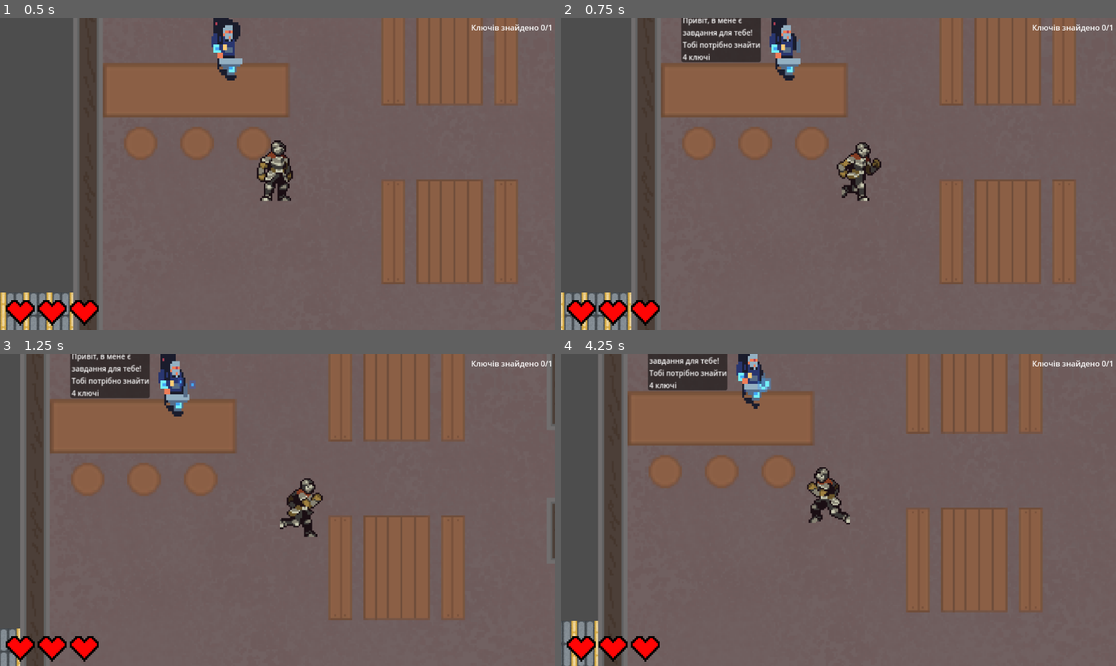
Above: before the commit, frames 1-4 (two rows, left to right).
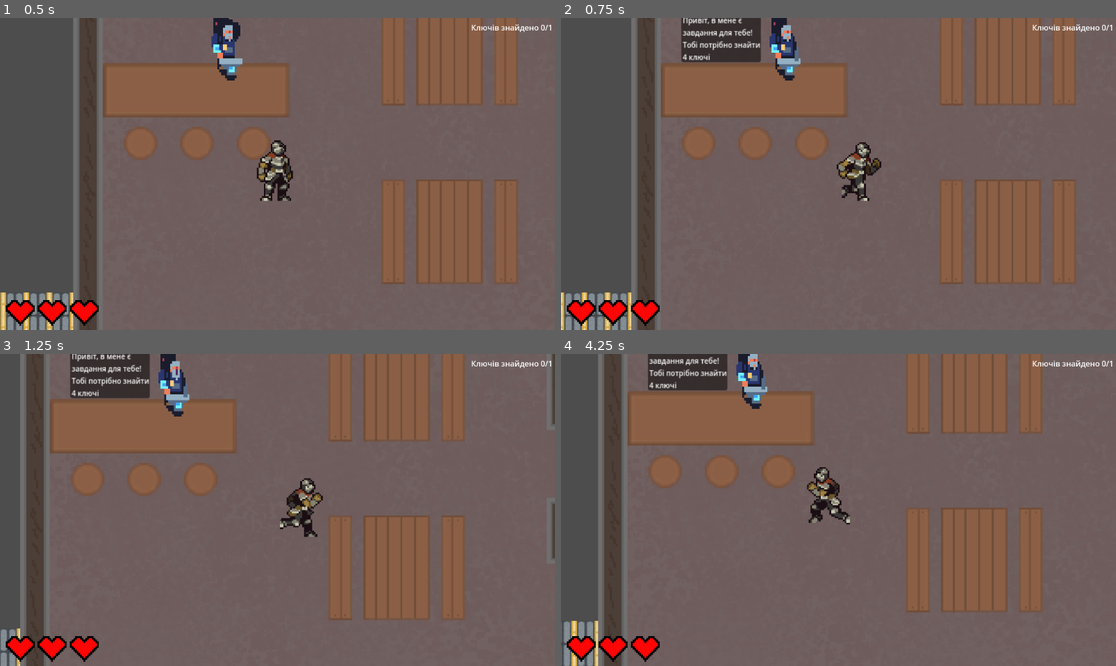
Above: after the commit, the same moments.

Repository: liketaurus/SE-practice-template
Game: Godot game, scene res://Scenes/main.tscn
Two runs of this game, one before a commit and one after it. Both use one fixed random seed, a clock stepped at 60 frames per second and the inputs below. This scene is started directly instead of the project's main scene.
Inputs:
- Up to frame 1 (0.5 s): no input
- Up to frame 2 (0.75 s): tap Enter at 0.5 s; hold D from 0.53 s (still down); hold E from 0.53 s (still down)
- Up to frame 3 (1.25 s): keep holding D; keep holding E
- Up to frame 4 (4.25 s): release D at 1.28 s; release E at 1.28 s; hold S 1.28-2.03 s; tap E at 1.35, 2.3, 2.85 s; hold D 2.03-2.78 s; hold Shift 2.03-2.78 s; hold W 2.78-3.53 s; hold A from 3.53 s (still down); hold E from 3.53 s (still down)

Frame 1 is identical in both runs. In frame 2, less than 0.1% of the frame differs, in the area x 41-44%, y 4-14%; in frame 3, less than 0.1%; in frame 4, 0.2%, in the area x 32-38%, y 6-18%.

Commit message:
NPC added talk animation

Diff:
--- a/src/Cyberpunk2069/Scenes/NPC.tscn
+++ b/src/Cyberpunk2069/Scenes/NPC.tscn
@@ -16,7 +16,7 @@
 
 [sub_resource type="Animation" id="Animation_2txwq"]
 resource_name = "idle"
-length = 1.6
+length = 1.8
 loop_mode = 1
 tracks/0/type = "value"
 tracks/0/imported = false
@@ -25,15 +25,33 @@
 tracks/0/interp = 1
 tracks/0/loop_wrap = true
 tracks/0/keys = {
-"times": PackedFloat32Array(0, 0.3, 0.6, 0.9, 1.2),
-"transitions": PackedFloat32Array(1, 1, 1, 1, 1),
+"times": PackedFloat32Array(0, 0.3, 0.6, 0.9, 1.2, 1.5),
+"transitions": PackedFloat32Array(1, 1, 1, 1, 1, 1),
 "update": 1,
-"values": [0, 1, 2, 3, 4]
+"values": [0, 1, 2, 3, 4, 6]
+}
+
+[sub_resource type="Animation" id="Animation_2knxc"]
+resource_name = "talk"
+length = 0.45
+loop_mode = 1
+tracks/0/type = "value"
+tracks/0/imported = false
+tracks/0/enabled = true
+tracks/0/path = NodePath("Npc:frame")
+tracks/0/interp = 1
+tracks/0/loop_wrap = true
+tracks/0/keys = {
+"times": PackedFloat32Array(0, 0.2),
+"transitions": PackedFloat32Array(1, 1),
+"update": 1,
+"values": [12, 13]
 }
 
 [sub_resource type="AnimationLibrary" id="AnimationLibrary_r60vl"]
 _data = {
-"idle": SubResource("Animation_2txwq")
+"idle": SubResource("Animation_2txwq"),
+"talk": SubResource("Animation_2knxc")
 }
 
 [node name="Npc" type="Area2D"]
@@ -59,6 +77,7 @@
 texture = ExtResource("2_0aqok")
 hframes = 6
 vframes = 3
+frame = 13
 
 [node name="CollisionShape2D" type="CollisionShape2D" parent="."]
 position = Vector2(-31, -15)
--- a/src/Cyberpunk2069/Scripts/dialogue.gd
+++ b/src/Cyberpunk2069/Scripts/dialogue.gd
@@ -10,11 +10,13 @@
 
 func _process(delta):
 	if Input.is_key_pressed(KEY_E) and player_in_area:
+		$AnimationPlayer.play("talk")
 		$Label.visible = true
 
 func _on_body_entered(body: Node) -> void:
 	player_in_area = true
 
 func _on_body_exited(body: Node) -> void:
+	$AnimationPlayer.play("idle")
 	player_in_area = false
 	$Label.visible = false
Not shown: 1 places in src/Cyberpunk2069/Scenes/NPC.tscn that only renumber resources
